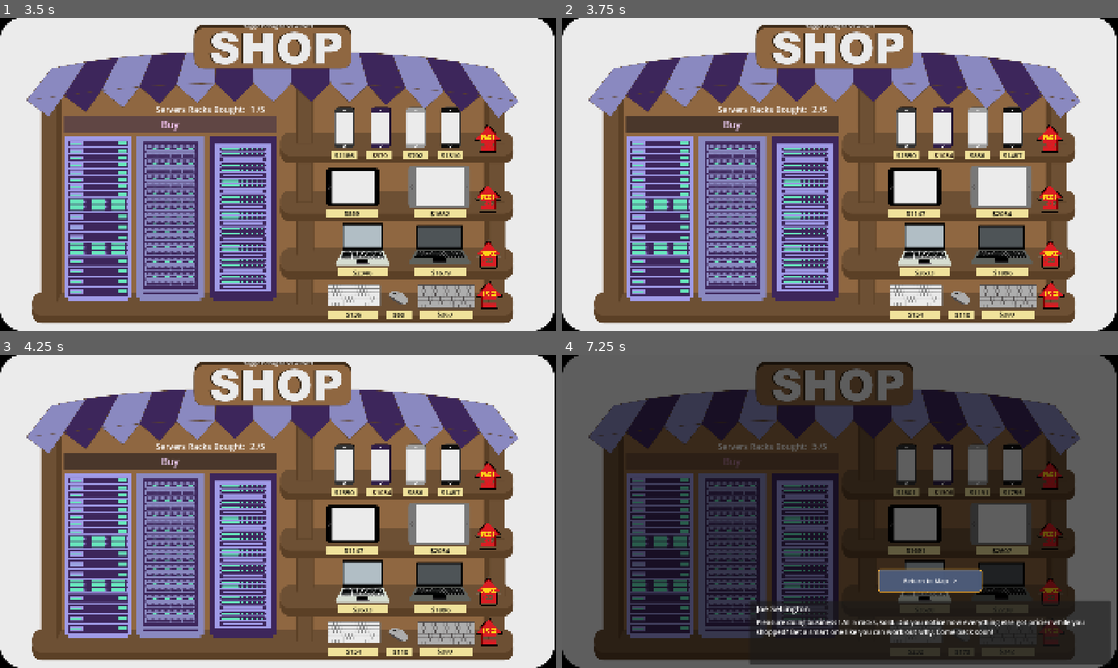
Above: before the commit, frames 1-4 (two rows, left to right).
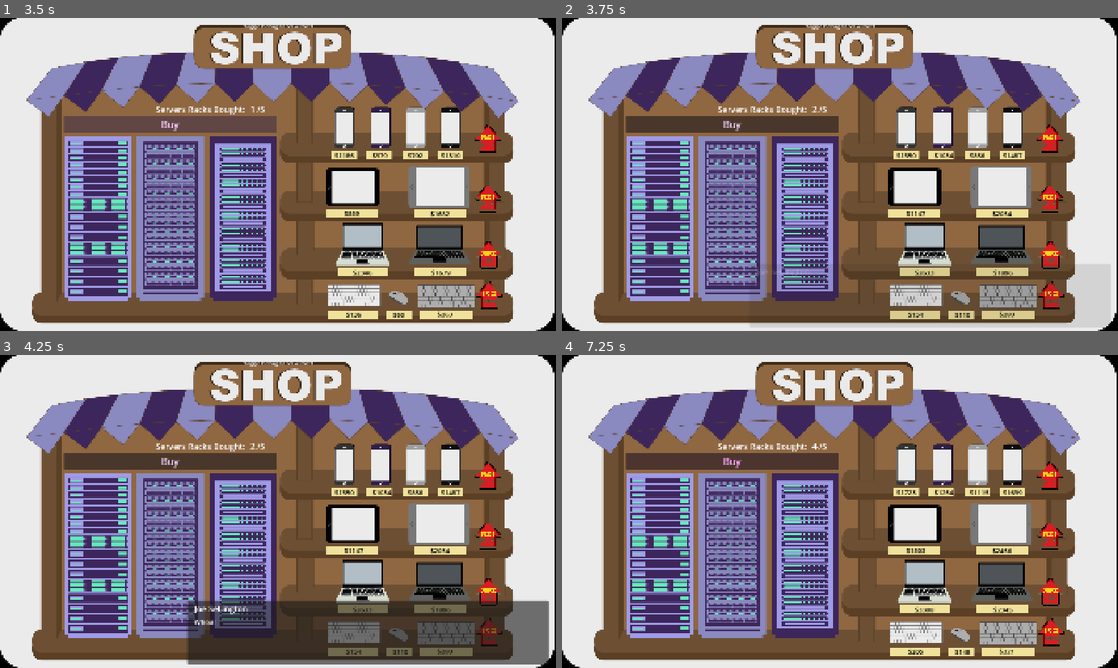
Above: after the commit, the same moments.

Repository: krishna3960/EducationTechnology
Game: Godot game, scene res://Scenes/Shop.tscn
The game is run twice, just before and just after one commit, with the same random seed, the same clock (stepped at 60 frames per second) and the same inputs. This scene is started directly instead of the project's main scene. The engine's default icon, where the game draws it, is replaced by a stand-in: a white triangle on a blue panel in a dark square.
Inputs (mouse positions are in pixels of both pictures, inside the frame that each line leads up to):
- Up to frame 1 (3.5 s): tap Enter (ui_accept) at 0.5, 0.77 s; move the mouse to (400, 158) at 0.52 s; hold D (move_right) 0.53-1.25 s; click (400, 158) at 0.67 s; click "Start Shopping ->" at 1.25 s; drag from (166, 190) to (250, 237) at 2.02 s; click "Buy" at 2.75 s
- Up to frame 2 (3.75 s): tap Enter (ui_accept) at 3.5 s; move the mouse to (895, 105) at 3.52 s; hold D (move_right) from 3.53 s (still down); click (895, 105) at 3.67 s
- Up to frame 3 (4.25 s): keep holding D (move_right)
- Up to frame 4 (7.25 s): release D (move_right) at 4.25 s; tap Enter (ui_accept) at 4.25, 5, 5.27, 6.5 s; drag from (812, 574) to (673, 464) at 4.27 s; move the mouse to (1006, 558) at 5.02 s; hold A (move_left) 5.03-5.75 s; click (1006, 558) at 5.17 s; drag from (673, 464) to (756, 433) at 5.77 s; move the mouse to (867, 511) at 6.52 s; hold S (move_down) from 6.53 s (still down); click (867, 511) at 6.67 s

Frame 1 is identical in both runs. In frame 2, less than 0.1% of the frame differs, in the area x 35-90%, y 80-89%; in frame 3, 13%; in frame 4, 98%, in the area x 0-100%, y 0-100%.

Commit message:
feat: joe scolding you if u try to buy consumer hardware

Diff:
--- a/educational-game/Scenes/Shop.tscn
+++ b/educational-game/Scenes/Shop.tscn
@@ -6,6 +6,12 @@
 
 [node name="CanvasLayer" type="CanvasLayer" unique_id=1243070111]
 script = ExtResource("1_iidq5")
+
+[node name="DeviceArea" type="Panel" parent="." unique_id=1667729790]
+offset_left = 1071.0
+offset_top = 267.0
+offset_right = 1685.0
+offset_bottom = 1066.0
 
 [node name="Background" type="ColorRect" parent="." unique_id=1243070112]
 anchors_preset = 15
--- a/educational-game/Scripts/shop.gd
+++ b/educational-game/Scripts/shop.gd
@@ -10,6 +10,7 @@
 @export var _SPEAKER: String = "Joe Sellington"
 @export var _INTRO_TEXT: String = "Well well, look who walked in! Don't think I've had the pleasure — what was the name …(258 unchanged characters)…
 @export var _EXIT_TEXT: String = "Pleasure doing business {name}! All 5 racks, sold. Did you notice how everything else got pricier while you shopped? Bet a smart one like you can work out why. Come back soon!"
+@export_multiline var _DEVICE_AREA_TEXT: String = "Whoa {name}! Those are for the walk-in crowd. You came in for the server racks on the left. Heh. And I spot that company card... I got nothing against a little creative accounting, but I don't need anyone poking around my books. COMPLETELY legal business, mind you. Squeaky clean. Probably.. Soooo servers. On the left. Be a pal."
 
 @onready var counter = $Counter
 @onready var price_hikes = [
@@ -43,13 +44,28 @@
 var accessory_prices = [120, 67, 240]
 var servers_bought = 0
 
+@onready var _device_area: Panel = $DeviceArea
+
 func _ready():
 	for hike in price_hikes:
 		hike.hide()
 	pulse_buttons()
 	update_counter()
 	update_all_prices()
+	_device_area.gui_input.connect(_on_device_area_input)
 	_show_intro_dialogue()
+
+
+func _on_device_area_input(event: InputEvent) -> void:
+	if not (event is InputEventMouseButton and event.pressed and event.button_index == MOUSE_BUTTON_LEFT):
+		return
+	if Dialogue.is_active():
+		return
+	var opts := DialogueOptions.new()
+	opts.dim = false
+	opts.auto_close = true
+	var text: String = _DEVICE_AREA_TEXT.replace("{name}", GameState.player_name)
+	Dialogue.show_dialogue(_PORTRAIT, _SPEAKER, text, opts, _SFX_SHOP_ENTER)
 
 func _get_buy_buttons() -> Array:
 	return [$BuyServerButtons/Button]
